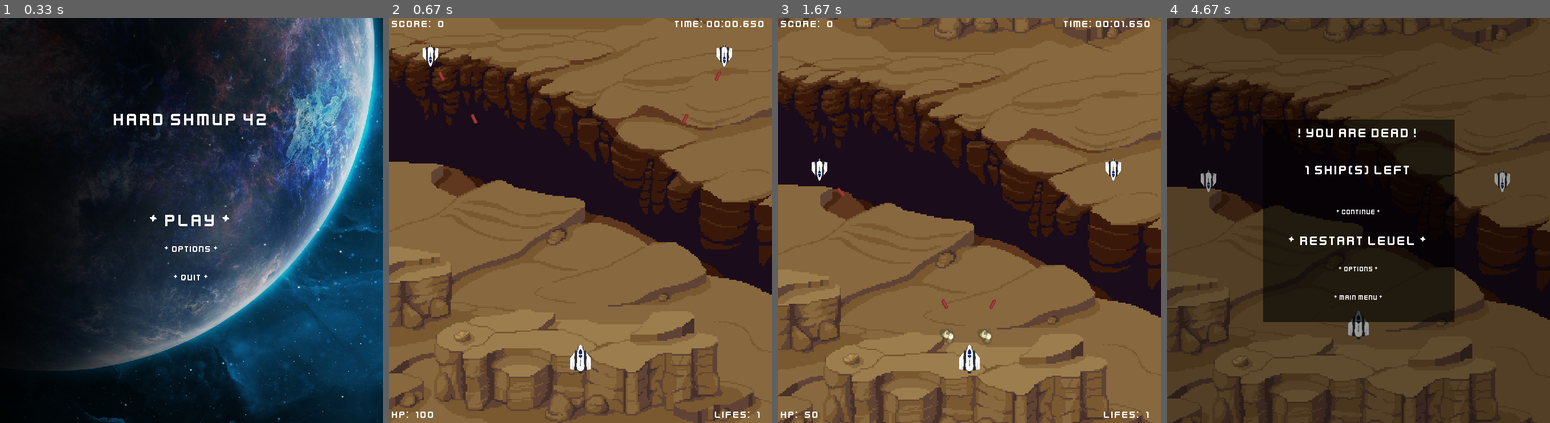
Above: before the commit, frames 1-4 (left to right).
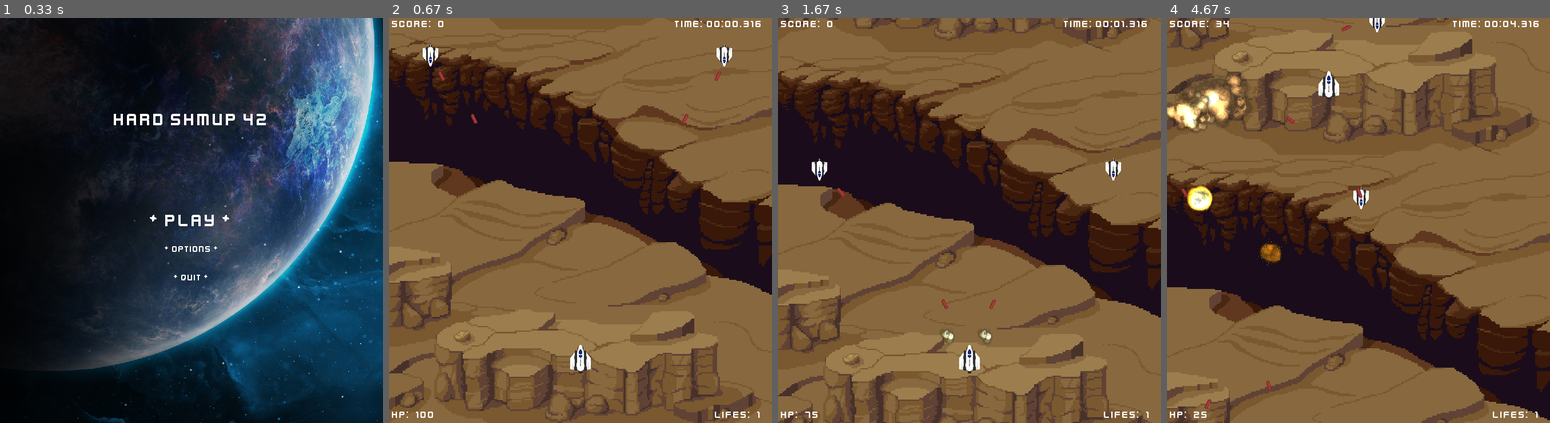
Above: after the commit, the same moments.

Repository: 2ndcouteau/Py_shmup
Game: pygame game, started from srcs/main.py
Two runs of this game, one before a commit and one after it. Both use one fixed random seed, a clock stepped at 60 frames per second and the inputs below.
Inputs:
- Up to frame 1 (0.33 s): no input
- Up to frame 2 (0.67 s): tap Enter at 0.33 s
- Up to frame 3 (1.67 s): tap Space at 0.67 s; tap Backspace at 1 s; tap Enter at 1.33 s
- Up to frame 4 (4.67 s): hold Up 1.67-2.13 s; tap Space at 1.73, 2.03, 2.23, 2.53, 2.73, 3.03, 3.3, 3.63, 3.93, 4.07, 4.47 s; tap E at 1.82, 3.38, 4.55 s; hold Right 2.17-2.63 s; hold Left 2.67-3.2 s; hold Down 3.23-3.53 s; hold Left 3.57-3.97 s; hold Up 4-4.37 s; hold Right from 4.4 s (still down)

Frame 1 is identical in both runs. In frame 2, less than 0.1% of the frame differs, in the area x 92-98%, y 0-3%; in frame 3, less than 0.1%; in frame 4, 86%, in the area x 0-100%, y 0-100%.

Commit message:
[UPDATE] Light clean code

Diff:
--- a/srcs/class_Game.py
+++ b/srcs/class_Game.py
@@ -11,7 +11,7 @@
 from class_Player		import Player
 from class_Enemy		import Enemy
 from class_Background	import Level_background, Level_menu_background, Main_menu_background
-from class_Text			import Text_main_menu, Text_level_menu, Text_game_level
+from class_Text			import Text_main_menu, Text_level_menu, Text_level
 from class_Menu			import Main_menu, Level_menu, Death_menu, Gameover_menu
 
 from constants			import (X_WINDOW, Y_WINDOW,
@@ -119,8 +119,9 @@
 		# Level_menu_text(self, "** Main menu **", (self.level_menu_backgrounds[1].rect.x, 0), cx=True)
 		# self.text_main_menu = Text_main_menu()
 		# self.text_level_menu = Text_level_menu()
-		self.text_game_level = Text_game_level(self)
-
+		# self.text_game_level = Text_game_level(self)
+
+		self.level_text = Text_level(self)
 		self.level_menu = Level_menu(self)
 		self.main_menu = Main_menu(self)
 		self.death_menu = Death_menu(self)
@@ -162,12 +163,12 @@
 		collide_list = pygame.sprite.spritecollide(self.player, self.sprites_enemies, True)
 		# Check the list of collisions.
 		for x in collide_list:
-			self.player.hp -= HIT_SHIP_ENNEMIES
+			self.player.take_dammage(self, HIT_SHIP_ENNEMIES)
 			print("Player Collide with Enemies !")
 
 		collide_list = pygame.sprite.spritecollide(self.player, self.sprites_enemies_shoots, True)
 		for hit in collide_list:
-			self.player.hp -= HIT_SHOT_ENNEMIES
+			self.player.take_dammage(self, HIT_SHOT_ENNEMIES)
 			print("Enemies shots Collide with player !")
 			Explosion(self, hit.rect.center, 0)
 
--- a/srcs/class_Layout.py
+++ b/srcs/class_Layout.py
@@ -23,7 +23,7 @@
 		if g.level_backgrounds[1].rect.y >= Y_WINDOW:
 			g.level_backgrounds[1].rect.y = -Y_WINDOW
 
-	def draw_game_sprites(self, g):
+	def draw_level_sprites(self, g):
 		# Draw All Spirte list
 		# g.all_sprites.draw(g.window)
 		g.sprites_level_backgrounds.draw(g.window)
@@ -43,7 +43,7 @@
 				# update() is faster than flip()
 			# pygame.display.update(g.all_sprites_list)
 
-		g.text_game_level.draw_text(g.window)
+		g.level_text.draw_text(g.window)
 		pygame.display.flip()
 
 	def draw_level_menu_sprites(self, g):
--- a/srcs/class_Menu.py
+++ b/srcs/class_Menu.py
@@ -8,7 +8,7 @@
 from pygame.mixer	import music
 
 # from class_Layout	import Layout
-from class_Text		import Text_main_menu, Text_level_menu, Text_game_level, Text_death_menu, Text_gameover_menu
+from class_Text		import Text_main_menu, Text_level_menu, Text_death_menu, Text_gameover_menu
 from constants		import (X_WINDOW, Y_WINDOW,
 							F_GAME, F_MAIN_MENU, F_LEVEL_MENU,
 							PLAY, OPTIONS_MAIN, QUIT,
@@ -101,8 +101,8 @@
 		self.text = Text_death_menu(g)
 
 		def continue_level(g):
+			g.continue_level()
 			g.player.lives -= 1
-			g.player.continue_level(g)	# Remove in DEATH_MENU
 			g.mode = F_GAME
 			music.unpause()
 
@@ -154,6 +154,7 @@
 			g.mode = F_MAIN_MENU
 			music.load(os.path.join(media_folder, 'main_menu_music.wav'))
 			music.play(-1)
+			g.player.init_game(g)
 
 		self.function = []
 		# self.function.insert(CONTINUE, continue_level)
--- a/srcs/class_Player.py
+++ b/srcs/class_Player.py
@@ -13,7 +13,8 @@
 							PLAYER_HP,
 							PLAYER_LIVES,
 							ALLIES,
-							PLAYER_SHOOT_FREQUENCY)
+							PLAYER_SHOOT_FREQUENCY,
+							DAMAGE_UNVULNERABILITY_TIME)
 
 class Player(Entities):
 
@@ -21,10 +22,11 @@
 		Entities.__init__(self, _hp = PLAYER_HP, _lives = PLAYER_LIVES, _speed = 15, _type = ALLIES)
 		self.name = "Player"
 
-		self.timer = 0
+		self.timer_shoot = 0
+		self.timer_damage = 0
 		self.sound_shoot = g.sound_shoot
 		self.sound_shoot.set_volume(0.5)
-
+		self.g = g
 
 		# Load image from media
 		self.image = IMG_PLAYER.convert_alpha()
@@ -47,8 +49,8 @@
 		self.rect = self.rect.move(direction[0] * self.speed, direction[1] * self.speed)
 
 	def shoot(self, g):
-		self.timer -= g.dt
-		if self.timer <= 0:
+		self.timer_shoot -= g.dt
+		if self.timer_shoot <= 0:
 			Shoot(g, ALLIES, self.speed + 1, self.rect.centerx, self.rect.top)
 
 			self.sound_shoot.play()
@@ -56,7 +58,12 @@
 			# print("nb_sound == " + str(self.sound_shoot.get_num_channels()))
 
 			# Reset the countdown timer to one second.
-			self.timer = PLAYER_SHOOT_FREQUENCY
+			self.timer_shoot = PLAYER_SHOOT_FREQUENCY
+
+	def take_dammage(self, g, dammage):
+		if self.timer_damage <= 0:
+			self.hp -= dammage
+			self.timer_damage = DAMAGE_UNVULNERABILITY_TIME
 
 	def init_game(self, g):
 		# Init player position and spec
@@ -64,11 +71,11 @@
 		self.rect.y = Y_WINDOW - 150
 		self.hp = PLAYER_HP
 
-		if self.lives < 0:
-			self.start_time = time.time()
-			self.time = time.time()
-			self.score = 0
-			self.lives = PLAYER_LIVES
+		# if self.lives < 0:
+		self.start_time = time.time()
+		self.time = time.time()
+		self.score = 0
+		self.lives = PLAYER_LIVES
 
 		g.sprites_players.add(self)
 		g.all_sprites.add(self)
@@ -99,3 +106,4 @@
 
 	def update(self):
 		self.time = time.time() - self.start_time
+		self.timer_damage -= self.g.dt
--- a/srcs/class_Text.py
+++ b/srcs/class_Text.py
@@ -79,6 +79,37 @@
 		for text in self.all_text:
 			window.blit(text.image, text.rect)
 
+
+class Text_level(Text):
+	def __init__(self, g):
+		Text.__init__(self)
+
+		self.x_right_time_offset = 170
+		self.x_right_life_offset = 100
+		self.x_left_offset = 5
+		self.y_bottom_offset = 25
+
+		self.title_font_size = 24
+		self.font_size = 18
+		self.g = g
+
+		self.str_time = time.strftime("%M:%S.", time.gmtime(self.g.player.time)) + str(repr(self.g.player.time).split('.')[1][:3])
+		self.all_text.insert(POS_HP, Text_line(self.font_size, "Hp: {0}".format(str(g.player.hp)), (self.x_left_offset, Y_WINDOW - self.y_bottom_offset), cx=False, cy=False))
+		self.all_text.insert(POS_LIVES, Text_line(self.font_size, "Lifes: {0}".format(str(g.player.lives)), ((X_WINDOW - 100), Y_WINDOW - self.y_bottom_offset), cx=False, cy=False))
+		self.all_text.insert(POS_SCORE, Text_line(self.font_size, "Score: {0}".format(str(g.player.score)), (self.x_left_offset, 0), cx=False, cy=False))
+		self.all_text.insert(POS_TIME, Text_line(self.font_size, "Time: {0}".format(self.str_time), ((X_WINDOW - self.x_right_time_offset), 0), cx=False, cy=False))
+
+		# self.all_text.append(Text_line(self.title_font_size, "- Menu -", ((X_WINDOW / 2), Y_WINDOW / 4), cx=True, cy=False))
+		self.len_all_text = len(self.all_text)
+
+	def update(self):
+		self.str_time = time.strftime("%M:%S.", time.gmtime(self.g.player.time)) + str(repr(self.g.player.time).split('.')[1][:3])
+
+		self.all_text[POS_HP] = Text_line(self.font_size, ' '.join(["Hp: ", str(self.g.player.hp)]), (self.x_left_offset, Y_WINDOW - self.y_bottom_offset), cx=False, cy=False)
+		self.all_text[POS_LIVES] = Text_line(self.font_size, ' '.join(["Lifes: ", str(self.g.player.lives)]), ((X_WINDOW - self.x_right_life_offset), Y_WINDOW - self.y_bottom_offset), cx=False, cy=False)
+		self.all_text[POS_SCORE] = Text_line(self.font_size, ' '.join(["Score: ", str(self.g.player.score)]), (self.x_left_offset, 0), cx=False, cy=False)
+		self.all_text[POS_TIME] = Text_line(self.font_size, "Time: {0}".format(self.str_time), (X_WINDOW - self.x_right_time_offset, 0), cx=False, cy=False)
+
 class Text_menu():
 	def __init__(self, offset):
 		self.y_offset_pos = 50
@@ -109,41 +140,6 @@
 			self.all_text[self.new_pos].rect = self.all_text[self.new_pos].rect_big
 
 			self.prev_pos = self.new_pos
-
-
-class Text_game():
-	def __init__(self):
-		self.x_right_time_offset = 170
-		self.x_right_life_offset = 100
-		self.x_left_offset = 5
-		self.y_bottom_offset = 25
-
-	def update(self):
-		self.str_time = time.strftime("%M:%S.", time.gmtime(self.g.player.time)) + str(repr(self.g.player.time).split('.')[1][:3])
-
-		self.all_text[POS_HP] = Text_line(self.font_size, ' '.join(["Hp: ", str(self.g.player.hp)]), (self.x_left_offset, Y_WINDOW - self.y_bottom_offset), cx=False, cy=False)
-		self.all_text[POS_LIVES] = Text_line(self.font_size, ' '.join(["Lifes: ", str(self.g.player.lives)]), ((X_WINDOW - self.x_right_life_offset), Y_WINDOW - self.y_bottom_offset), cx=False, cy=False)
-		self.all_text[POS_SCORE] = Text_line(self.font_size, ' '.join(["Score: ", str(self.g.player.score)]), (self.x_left_offset, 0), cx=False, cy=False)
-		self.all_text[POS_TIME] = Text_line(self.font_size, "Time: {0}".format(self.str_time), (X_WINDOW - self.x_right_time_offset, 0), cx=False, cy=False)
-
-
-class Text_game_level(Text, Text_game):
-	def __init__(self, g):
-		Text.__init__(self)
-		Text_game.__init__(self)
-
-		self.title_font_size = 24
-		self.font_size = 18
-		self.g = g
-
-		self.str_time = time.strftime("%M:%S.", time.gmtime(self.g.player.time)) + str(repr(self.g.player.time).split('.')[1][:3])
-		self.all_text.insert(POS_HP, Text_line(self.font_size, "Hp: {0}".format(str(g.player.hp)), (self.x_left_offset, Y_WINDOW - self.y_bottom_offset), cx=False, cy=False))
-		self.all_text.insert(POS_LIVES, Text_line(self.font_size, "Lifes: {0}".format(str(g.player.lives)), ((X_WINDOW - 100), Y_WINDOW - self.y_bottom_offset), cx=False, cy=False))
-		self.all_text.insert(POS_SCORE, Text_line(self.font_size, "Score: {0}".format(str(g.player.score)), (self.x_left_offset, 0), cx=False, cy=False))
-		self.all_text.insert(POS_TIME, Text_line(self.font_size, "Time: {0}".format(self.str_time), ((X_WINDOW - self.x_right_time_offset), 0), cx=False, cy=False))
-
-		# self.all_text.append(Text_line(self.title_font_size, "- Menu -", ((X_WINDOW / 2), Y_WINDOW / 4), cx=True, cy=False))
-		self.len_all_text = len(self.all_text)
 
 
 class Text_level_menu(Text, Text_menu):
@@ -200,7 +196,7 @@
 
 		self.all_text.insert(TITLE_MENU, Text_line(self.title_font_size, "! GAMEOVER !", ((X_WINDOW / 2), (Y_WINDOW / 4) + 10), cx=True, cy=False))
 		self.all_text.insert(SCORE_GAMEOVER, Text_line(self.title_font_size, "SCORE : {0}".format(self.g.player.score), ((X_WINDOW / 2), (Y_WINDOW / 4) + (self.y_offset_pos * 2) - 15), cx=True, cy=False))
-		self.all_text.insert(TIME_GAMEOVER, Text_line(self.title_font_size, "TIME : {0} ".format(self.g.text_game_level.str_time), ((X_WINDOW / 2), (Y_WINDOW / 4) + (self.y_offset_pos * 3) - 35), cx=True, cy=False))
+		self.all_text.insert(TIME_GAMEOVER, Text_line(self.title_font_size, "TIME : {0} ".format(self.g.level_text.str_time), ((X_WINDOW / 2), (Y_WINDOW / 4) + (self.y_offset_pos * 3) - 35), cx=True, cy=False))
 		## Print time and Points  Message
 		# 	self.offset_title_select = 3
 		# self.all_text.insert(SOUL_SELL, Text_line(self.font_size, "* Sell your soul *", ((X_WINDOW / 2), (Y_WINDOW / 2) + (self.y_offset_pos * 0) - 15), cx=True, selected=False))
@@ -212,7 +208,7 @@
 	def update(self):
 		Text_menu.update(self)
 		self.all_text[SCORE_GAMEOVER] = Text_line(self.title_font_size, "SCORE : {0}".format(self.g.player.score), ((X_WINDOW / 2), (Y_WINDOW / 4) + (self.y_offset_pos * 2) - 15), cx=True, cy=False)
-		self.all_text[TIME_GAMEOVER] = Text_line(self.title_font_size, "TIME : {0} ".format(self.g.text_game_level.str_time), ((X_WINDOW / 2), (Y_WINDOW / 4) + (self.y_offset_pos * 3) - 35), cx=True, cy=False)
+		self.all_text[TIME_GAMEOVER] = Text_line(self.title_font_size, "TIME : {0} ".format(self.g.level_text.str_time), ((X_WINDOW / 2), (Y_WINDOW / 4) + (self.y_offset_pos * 3) - 35), cx=True, cy=False)
 
 
 
--- a/srcs/constants.py
+++ b/srcs/constants.py
@@ -71,6 +71,7 @@
 
 EXPLOSION_FRAME_RATE = 1000 / 60
 
+DAMAGE_UNVULNERABILITY_TIME = 750
 
 ## DEFAULT CARACTERISTICS
 PLAYER_HP = 100
--- a/srcs/main.py
+++ b/srcs/main.py
@@ -37,10 +37,11 @@
 			g.collide_management()
 
 			g.sprites_explosions.update()
-			g.text_game_level.update()
-			Layout.draw_game_sprites(Layout, g)
+			# g.text_game_level.update()
+			g.level_text.update()
+			Layout.draw_level_sprites(Layout, g)
 
-		elif(g.mode is F_DEATH_MENU):
+		elif (g.mode is F_DEATH_MENU):
 			Layout.draw_death_menu_sprites(Layout, g)
 			Event.manage(Event, g)
 			g.death_menu.text.update()
@@ -49,16 +50,13 @@
 			Layout.draw_gameover_menu_sprites(Layout, g)
 			Event.manage(Event, g)
 			g.gameover_menu.text.update()
-			#
-			# g.mode = F_LEVEL_MENU
 
 		elif (g.mode is F_LEVEL_MENU):
-			# Menu.level_menu(Menu, g)
 			Layout.draw_level_menu_sprites(Layout, g)
 			Event.manage(Event, g)
 			g.level_menu.text.update()
+
 		elif (g.mode is F_MAIN_MENU):
-			# Menu.main_menu(Menu, g)
 			Layout.draw_main_menu_sprites(Layout, g)
 			Event.manage(Event, g)
 			g.main_menu.text.update()
Not shown, changed: todo.md
